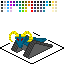
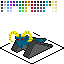
Two versions of the same layered image (64px x 64px). Layer-by-layer changes:
added layer "black_2" above "black_1" over [11, 36, 53, 59]
added layer "black_1" above "head_2" over [11, 36, 53, 59]
